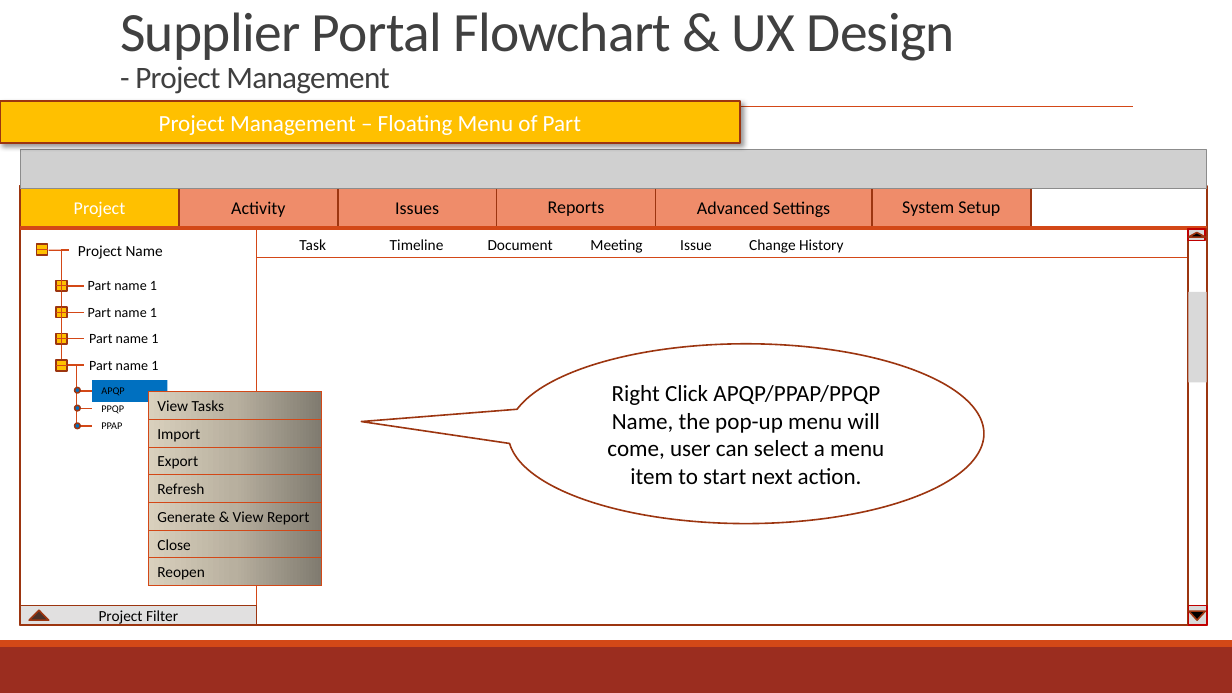
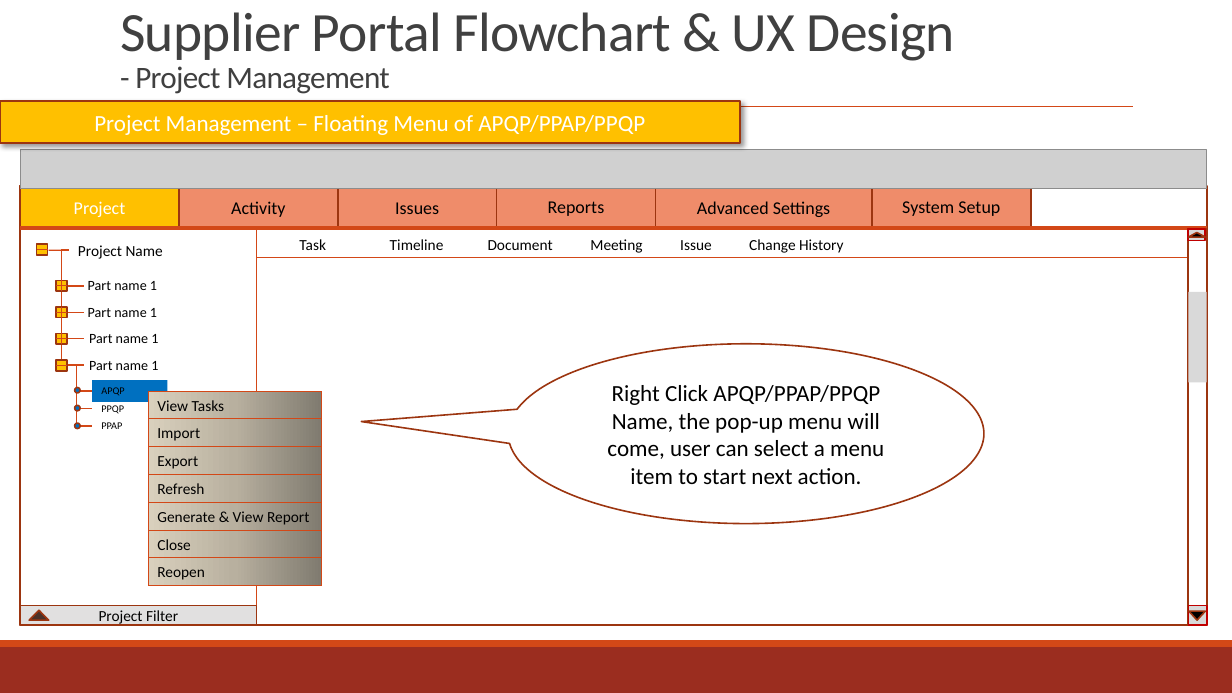
Before and after one commit to zyw9963/YFVE-supplier-portal, a slide deck: slide 76 of projects/YanFeng/02 System Design/User Stories/Flowcharts/Supplier FlowCharts & UX.pptx (slide 74 before the commit). Drawn at 1232x693 pixels with LibreOffice and Linux fonts; fonts in the diff are those of the drawing; grey boxes stand for pictures. Boxes give left, top, right and bottom in pixels: in the first picture for what was removed or moved away, otherwise in the second. Text is boxed around its words. In the diff, an @@ line names an element or a change of style, - is before the commit and + after.

```diff
--- a/projects/YanFeng/02 System Design/User Stories/Flowcharts/Supplier FlowCharts & UX.pptx
+++ b/projects/YanFeng/02 System Design/User Stories/Flowcharts/Supplier FlowCharts & UX.pptx
@@ text in rectangle at (x1=94, y1=115, x2=645, y2=135): text changed @@
-Project Management – Floating Menu of Part
+Project Management – Floating Menu of APQP/PPAP/PPQP
```
Also in this commit, not shown: 34 other slides changed, 12 slides added, 2 other files.
